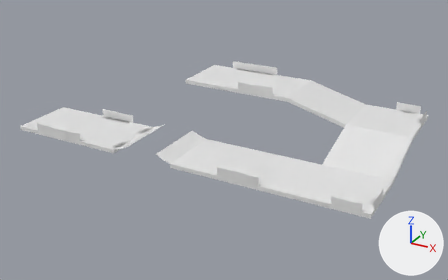
One commit to the FBX model Content/Placeable/RoadModule/D1/SM_RoadModule_D1.fbx: the scene before it, then after it.
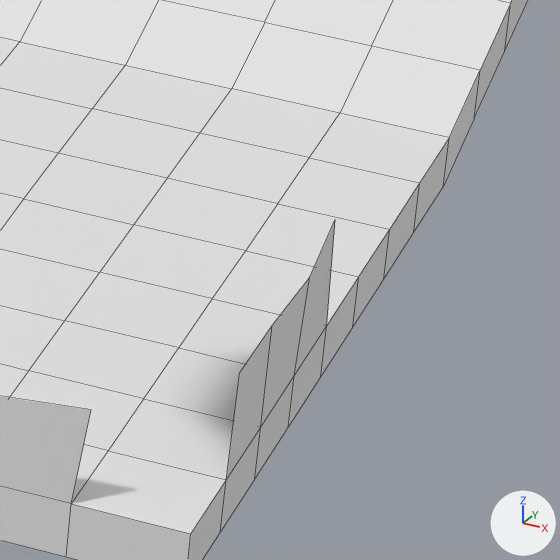
There are two pictures of each version: one whole from a 50 mm camera at (58.59, -56.21, 30.48) aimed at (23.99, 6.71, -0.98), one close up on the part from 79% to 90% of the width and 60% to 77% of the height. The axes (+X, +Y, +Z) are drawn at lower right. The lights are the same throughout. The close-ups show mesh edges as thin lines. Objects named as collision shapes, trigger or cutter boxes, shadow casters or lower levels of detail are left out. Where no turn or scale is listed for an object, it has been applied to the vertices. Vertices at the same position are counted once.

Script lines for the objects in view, before the commit:
```python
me_transform5_020 = bpy.data.meshes.new('transform5.020')
me_transform5_020.from_pydata(...)  # 973 vertices, 867 faces; spans x 0.0..4605.0, y -409.0..1976.0, z -50.0..519.0
me_transform5_020.materials.append(mat_masked)  # white #e7e7e7
ob_road = bpy.data.objects.new('road', me_transform5_020)
ob_road.location = (0.0, 0.0, 0.0)
ob_road.scale = (0.01, 0.01, 0.01)
```
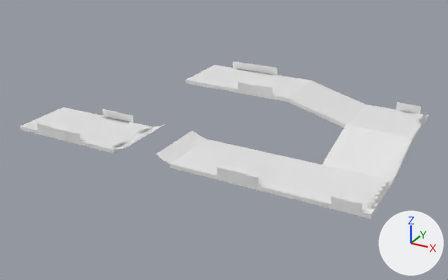
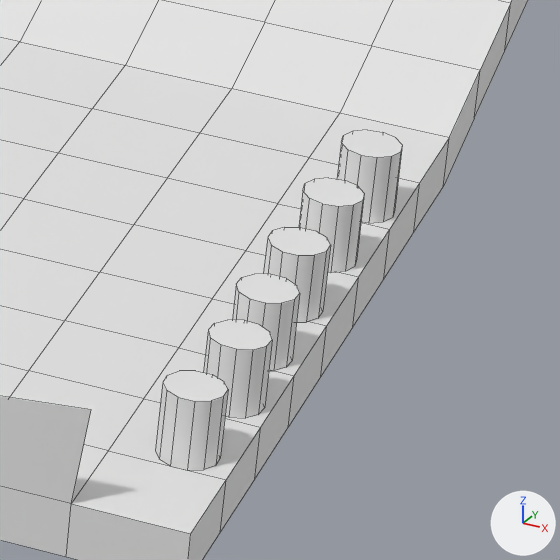
Changed parts and their boxes [x1, y1, x2, y2] in the close-ups (560 x 560 px):
part 1 of me_transform5_020, added: after [155, 371, 228, 470]
part 2 of me_transform5_020, added: after [232, 274, 300, 371]
part 3 of me_transform5_020, added: after [263, 227, 331, 322]
part 4 of me_transform5_020, added: after [299, 178, 364, 273]
part 5 of me_transform5_020, added: after [337, 130, 402, 223]
part 6 of me_transform5_020, built on: before [226, 221, 335, 479]; after [204, 320, 272, 418]

What changed in the scene script:
```text
Change me_transform5_020:
    used by ob_road; location = (0.0, 0.0, 0.0); scale = (0.01, 0.01, 0.01)
    remove me_transform5_020.from_pydata(...)  # 973 vertices, 867 faces; spans x 0.0..4605.0, y -409.0..1976.0, z -50.0..519.0
    add me_transform5_020.from_pydata(...)  # 1113 vertices, 942 faces; spans x 0.0..4600.0, y -409.0..1976.0, z -50.0..519.0
    me_transform5_020 part 1: a new loose piece of 24 vertices spanning x 4534.0..4586.0, y -300.0..-249.0, z 0.0..65.0, in mat_masked (white #e7e7e7)
    me_transform5_020 part 2: a new loose piece of 24 vertices spanning x 4539.0..4591.0, y -106.0..-54.0, z 0.0..65.0, in mat_masked (white #e7e7e7)
    me_transform5_020 part 3: a new loose piece of 24 vertices spanning x 4539.0..4590.0, y -9.0..42.0, z 0.0..65.0, in mat_masked (white #e7e7e7)
    me_transform5_020 part 4: a new loose piece of 24 vertices spanning x 4539.0..4592.0, y 94.0..146.0, z 0.0..65.0, in mat_masked (white #e7e7e7)
    me_transform5_020 part 5: a new loose piece of 24 vertices spanning x 4544.0..4596.0, y 200.0..253.0, z 0.0..65.0, in mat_masked (white #e7e7e7)
    me_transform5_020 part 6
    3 vertices are removed from x 4596.0..4605.0, y -208.0..6.0, z 98.0..101.0
    3 faces are deleted
    1 vertex moves from x 4601.0, y -299.0, z 101.0 to x 4592.0, y -180.0, z 65.0
    12 vertices are added at x 4542.0..4594.0, y -197.0..-145.0, z 0.0
    11 new vertices lie (0.0, 0.0, 65.0) away from vertices in x 4542.0..4594.0, y -197.0..-145.0, z 0.0
    13 new faces join them
```
